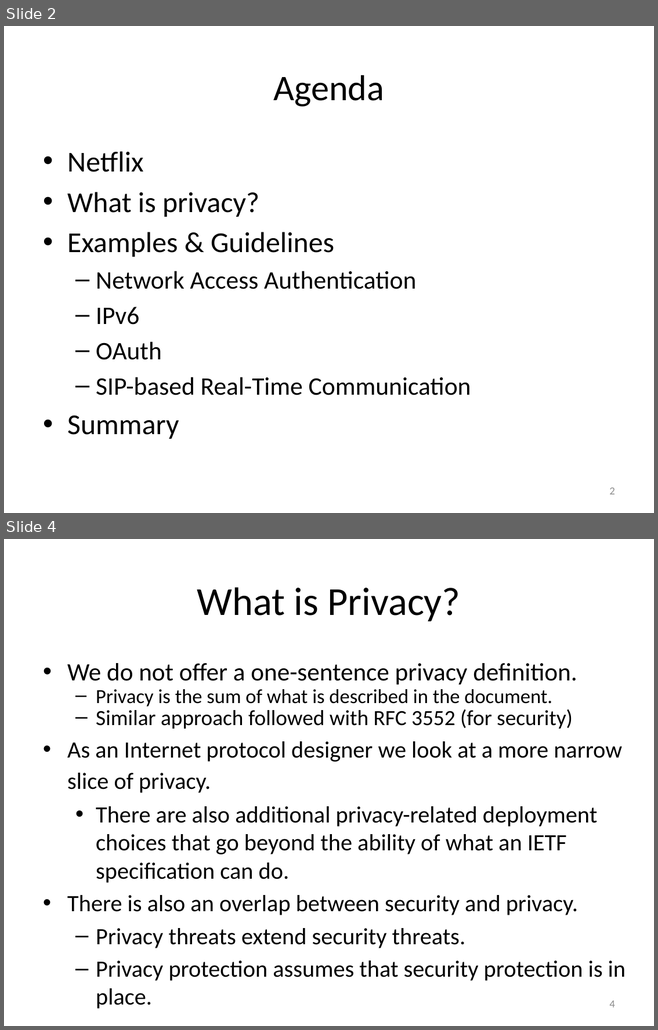
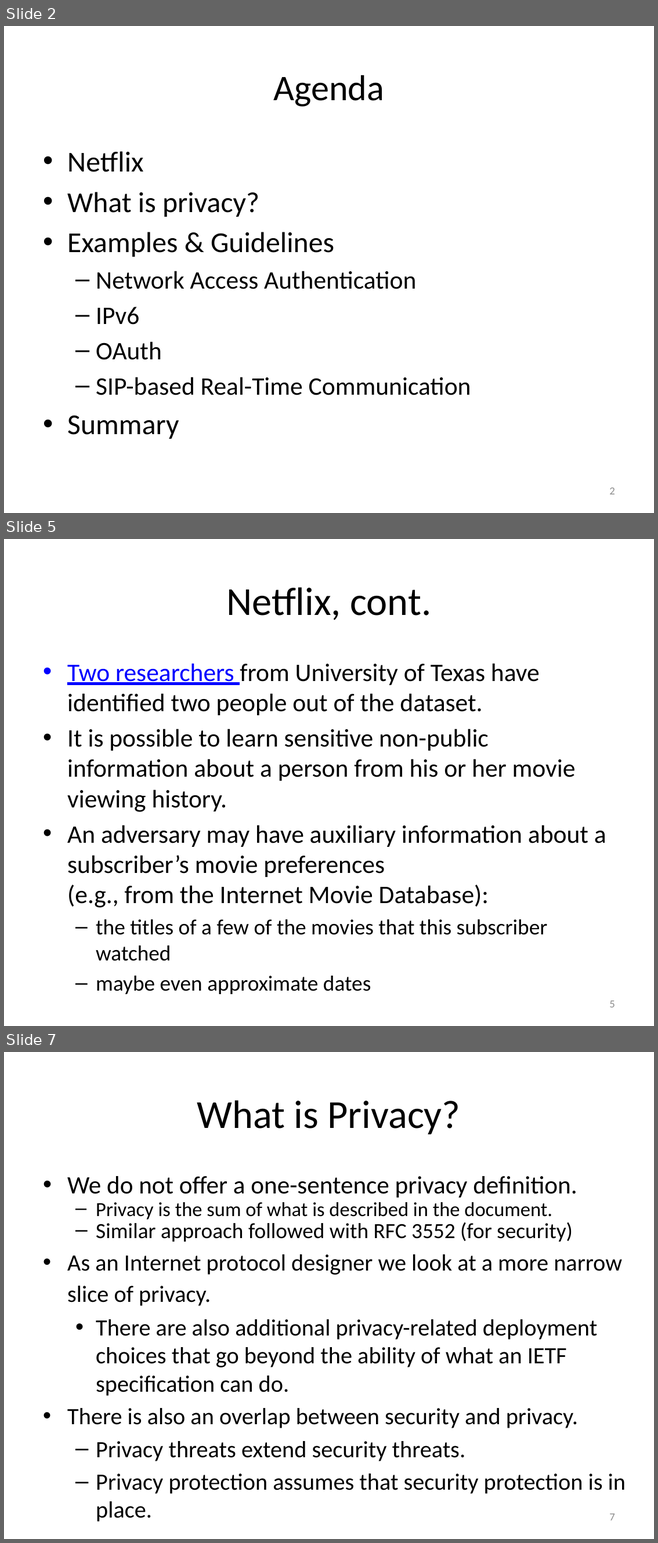
Before and after one commit to hannestschofenig/tschofenig-ids, a slide deck: PrivacyTutorial/iab-privacy-considerations.pptx. Shown one above the other, each under a label of ours: slides 2 and 4 before the commit, slides 2, 5 and 7 after it; the slides between them are not shown. The pictures are 658x1030 and 658x1543 pixels, drawn with LibreOffice and Linux fonts; fonts in the diff are those of the drawing. Boxes give left, top, right and bottom in pixels: in the first picture for what was removed or moved away, otherwise in the second. Text is boxed around its words. In the diff, an @@ line names an element or a change of style, - is before the commit and + after.

Commit message:
Incorporated the Netflix example.

```diff
--- a/PrivacyTutorial/iab-privacy-considerations.pptx
+++ b/PrivacyTutorial/iab-privacy-considerations.pptx
@@ slide 5 added at (4, 539, 654, 1026), background #FFFFFF @@
@@ title added at (226, 587, 431, 620), 44 pt, text #000000 @@
+Netflix, cont.
@@ text added at (67, 663, 606, 961), 28 pt, text #000000 @@
+• Two researchers from University of Texas have identified two people out of the dataset.
+• It is possible to learn sensitive non-public information about a person from his or her movie viewing history.
+• An adversary may have auxiliary information about a subscriber’s movie preferences
+  (e.g., from the Internet Movie Database):
+  – the titles of a few of the movies that this subscriber watched
+  – maybe even approximate dates
@@ page number added at (609, 1001, 614, 1008), 12 pt, text #8C8C8C @@
+5
@@ what was slide 4 is now slide 7 @@
@@ page number at (609, 1514, 614, 1521): text changed @@
-4
+7
```
Also in this commit, not shown: 1 slide changed, 3 other slides added, 1 slide removed.
